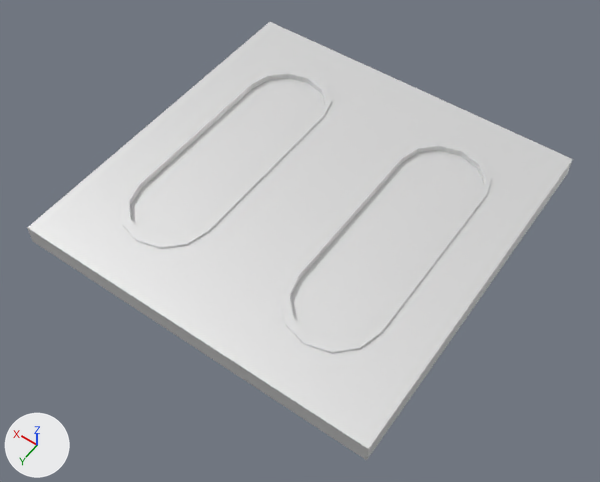
An edit to the COLLADA model assets/windowWallPanel/SourceFiles/windowWallPanel.dae, drawn before and after from the same camera.
Rendered twice from a 50 mm lens placed at (-1.44, 2.09, 2.93), pointed at (-0.06, 0.15, -0.12). Lighting does not change. The marker at lower left points along +X, +Y and +Z.

The older version as bpy lines, for what is in view:
```python
me_cube = bpy.data.meshes.new('Cube')
me_cube.from_pydata(...)  # 180 vertices, 364 faces; spans x -0.9..0.9, y -0.9..0.9, z -0.05..0.06
me_cube.materials.append(mat_material)  # its picture is missing
me_cube_002 = bpy.data.meshes.new('Cube.002')
me_cube_002.from_pydata(...)  # 28 vertices, 24 faces; spans x -0.659..0.659, y -0.628..0.628, z 0.03
me_cube_002.materials.append(mat_material)  # its picture is missing
ob_cube = bpy.data.objects.new('Cube', me_cube)
ob_cube.location = (0.0, 0.0, 0.0)
ob_window = bpy.data.objects.new('window', me_cube_002)
ob_window.location = (0.0, 0.0, 0.0)
```
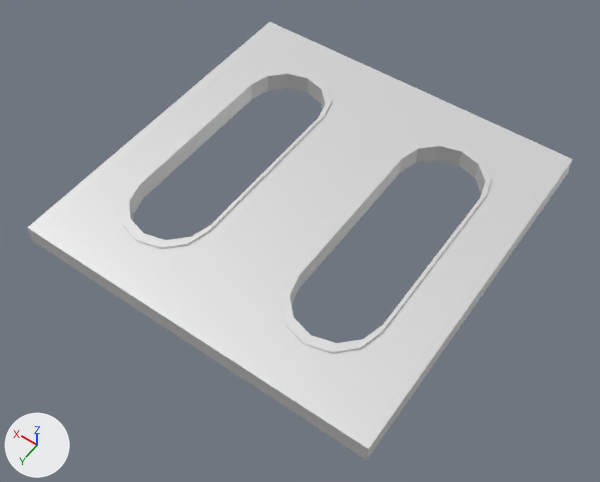
Where the change shows, as pixel boxes [x1, y1, x2, y2] in the pictures (600 x 482 px; the box of a moved part takes in the faces that stretch with it):
'window', deleted: before [131, 78, 484, 343]
part 1 of me_cube, moved or reshaped: [27, 22, 410, 340] in both

Edits to the bpy script that builds the scene:
```text
Change me_cube:
    where me_cube.from_pydata(...)  # 180 vertices, 364 faces; spans x -0.9..0.9, y -0.9..0.9, z -0.05..0.06
    used by ob_cube; location = (0.0, 0.0, 0.0)
    me_cube part 1
    182 faces are deleted
    182 new faces join them
Remove ob_window:
    ob_window = bpy.data.objects.new('window', me_cube_002)
    ob_window.location = (0.0, 0.0, 0.0)
```
